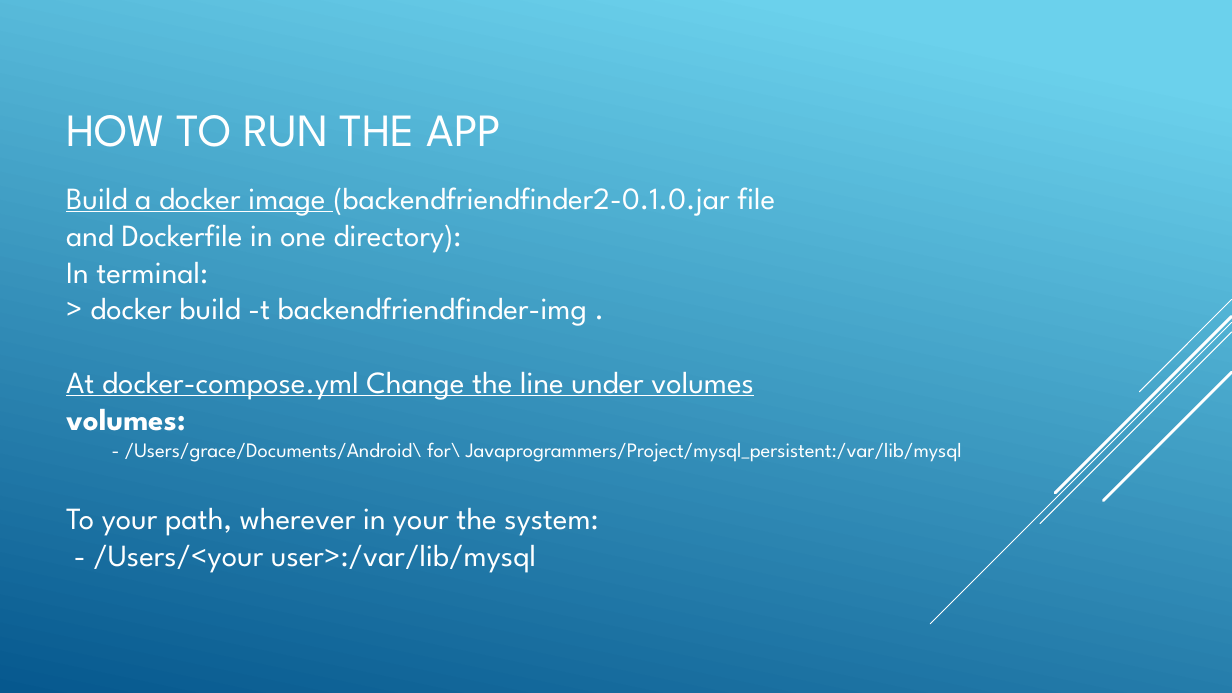
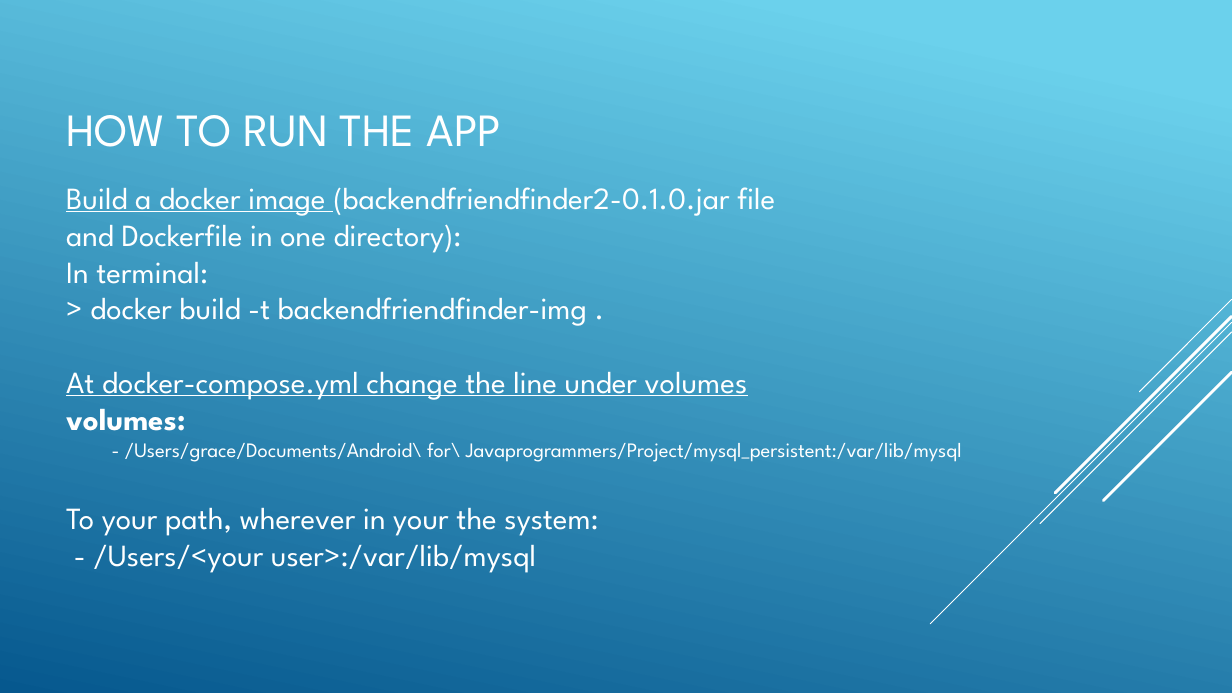
Before and after one commit to davidmszab0/Practice, a slide deck: slide 10 of android tutorials/Project/FriendFinder 1.0/friendFinder.pptx. Drawn at 1232x693 pixels with LibreOffice and Linux fonts; fonts in the diff are those of the drawing. Boxes give left, top, right and bottom in pixels: in the first picture for what was removed or moved away, otherwise in the second. Text is boxed around its words. In the diff, an @@ line names an element or a change of style, - is before the commit and + after.

```diff
--- a/android tutorials/Project/FriendFinder 1.0/friendFinder.pptx
+++ b/android tutorials/Project/FriendFinder 1.0/friendFinder.pptx
@@ text at [66, 371, 748, 400]: text changed @@
-At docker-compose.yml Change the line under volumes
+At docker-compose.yml change the line under volumes
```
Also in this commit, not shown: 5 other slides changed.
